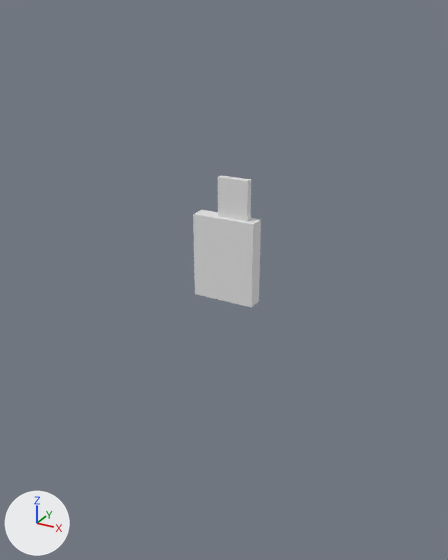
One commit to the glTF model games/silvershottools/environment_testbed/assets/objects.glb: the scene before it, then after it.
Camera for both pictures: a 50 mm camera at (0.766, -1.407, 0.756) aimed at (-0.033, 0.046, 0.029). The lights are fixed; the arrows at lower left show +X, +Y and +Z. The older version comes first. Where no turn or scale is listed for an object, it has been applied to the vertices.

The older version as bpy lines, for what is in view:
```python
me_cube_003 = bpy.data.meshes.new('Cube.003')
me_cube_003.from_pydata(...)  # a box spanning x -0.022..0.067, y -0.01..0.01, z 0.16..0.348
me_cube_005 = bpy.data.meshes.new('Cube.005')
me_cube_005.from_pydata(...)  # a box spanning x -0.091..0.091, y -0.023..0.023, z -0.001..0.24
ob_coll_box_blade = bpy.data.objects.new('COLL_BOX_blade', me_cube_003)
ob_coll_box_blade.location = (0.0, 0.0, 0.0)
ob_coll_box_book = bpy.data.objects.new('COLL_BOX_book', me_cube_005)
ob_coll_box_book.location = (0.0, 0.0, 0.0)
```
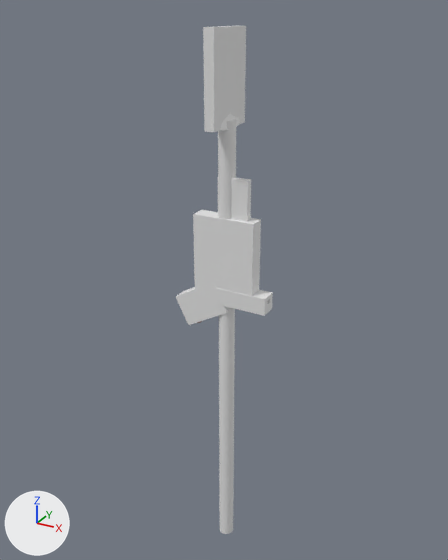
Boxes (x1, y1, x2, y2) around the edits, measured in the pictures (448 x 560 px):
'COLL_CYLINDER_shovel_handle', added
    after: (218, 119, 237, 534)
'COLL_BOX_shovel_spade', added
    after: (203, 26, 246, 132)
'COLL_BOX_revolver_handle', added
    after: (176, 283, 228, 325)
'COLL_BOX_revolver_barrel', added
    after: (216, 288, 273, 316)
'OBJ_shovel', added
    after: (209, 87, 240, 131)

The change, as a list of edits to the scene's bpy script:
```text
Add mat_material:
    mat_material = principled_material('Material')
    mat_material.texture = img_knife_texture
Add me_cube_006:
    me_cube_006.from_pydata([(-0.043, -0.024, -0.078), (-0.086, -0.024, 0.005), (-0.043, 0.024, -0.078), (-0.086, 0.024, 0.005), (0.086, -0.024, -0.005), (0.043, -0.024, 0.078), (0.086, 0.024, -0.005), (0.043, 0.024, 0.078)], [], [(0, 1, 3), (0, 3, 2), (2, 3, 7), (2, 7, 6), (6, 7, 5), (6, 5, 4), (4, 5, 1), (4, 1, 0), (2, 6, 4), (2, 4, 0), (7, 3, 1), (7, 1, 5)])
Add me_cube_007:
    me_cube_007.from_pydata(...)  # a box spanning x -0.076..0.076, y -0.025..0.025, z -0.025..0.025
Add me_cube_002:
    me_cube_002.from_pydata(...)  # 218 vertices, 428 faces; spans x -0.122..0.142, y -0.024..0.024, z -0.101..0.035
    me_cube_002.materials.append(mat_material)  # picture img_knife_texture
Add me_cylinder:
    me_cylinder.from_pydata(...)  # 64 vertices, 124 faces; spans x -0.023..0.023, y -0.023..0.023, z -0.685..0.685
Add me_cube_001:
    me_cube_001.from_pydata(...)  # a box spanning x -0.014..0.014, y -0.082..0.082, z -0.118..0.118
Add me_cube:
    me_cube.from_pydata(...)  # 132 vertices, 260 faces; spans x -0.02..0.02, y -0.08..0.08, z -0.87..0.71
    me_cube.materials.append(mat_material_006)  # picture img_knife_texture
Add ob_coll_box_revolver_handle:
    ob_coll_box_revolver_handle = bpy.data.objects.new('COLL_BOX_revolver_handle', me_cube_006)
    ob_coll_box_revolver_handle.location = (-0.072, 0.0, -0.03)
Add ob_coll_box_revolver_barrel:
    ob_coll_box_revolver_barrel = bpy.data.objects.new('COLL_BOX_revolver_barrel', me_cube_007)
    ob_coll_box_revolver_barrel.location = (0.056, 0.0, 0.009)
Add ob_obj_revolver:
    ob_obj_revolver = bpy.data.objects.new('OBJ_revolver', me_cube_002)
    ob_obj_revolver.location = (-0.008, 0.0, -0.001)
Add ob_coll_cylinder_shovel_handle:
    ob_coll_cylinder_shovel_handle = bpy.data.objects.new('COLL_CYLINDER_shovel_handle', me_cylinder)
    ob_coll_cylinder_shovel_handle.location = (0.0, 0.002, -0.19)
Add ob_coll_box_shovel_spade:
    ob_coll_box_shovel_spade = bpy.data.objects.new('COLL_BOX_shovel_spade', me_cube_001)
    ob_coll_box_shovel_spade.location = (-0.005, 0.002, 0.596)
Add ob_obj_shovel:
    ob_obj_shovel = bpy.data.objects.new('OBJ_shovel', me_cube)
    ob_obj_shovel.location = (0.0, 0.0, 0.0)
```
